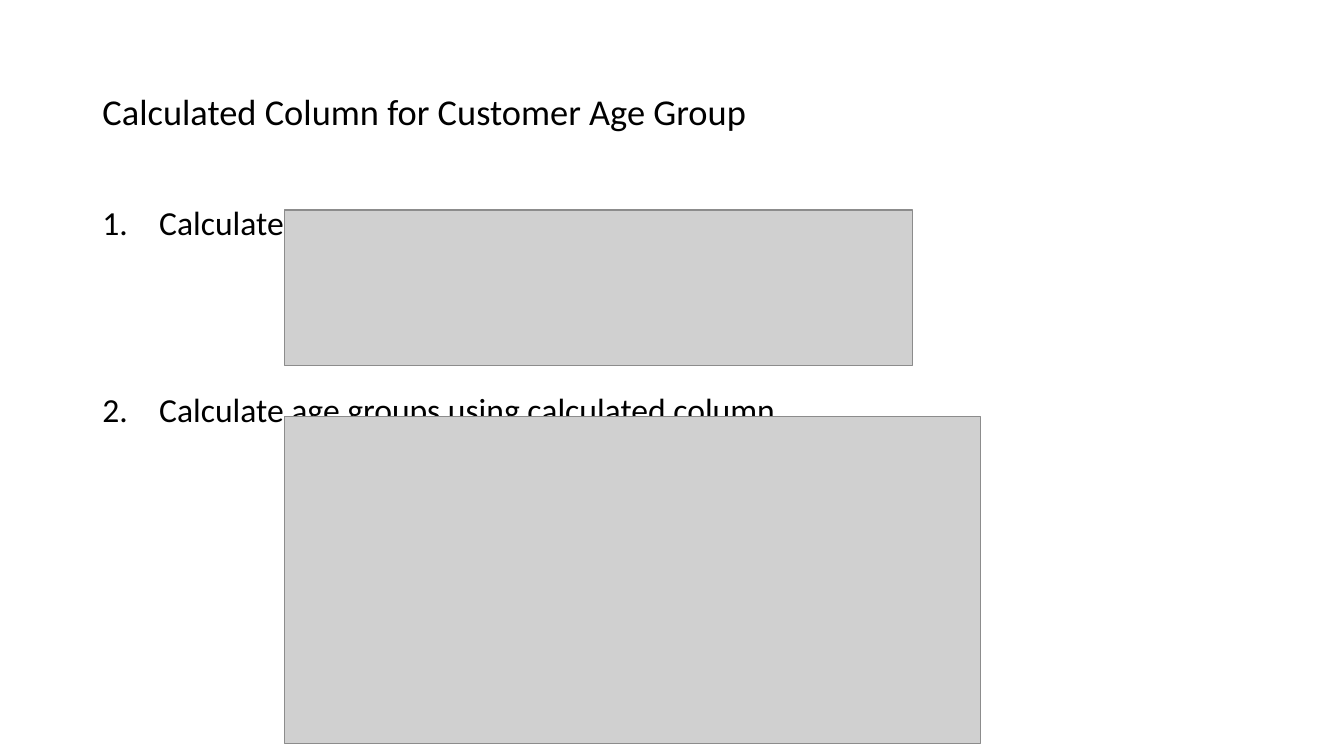
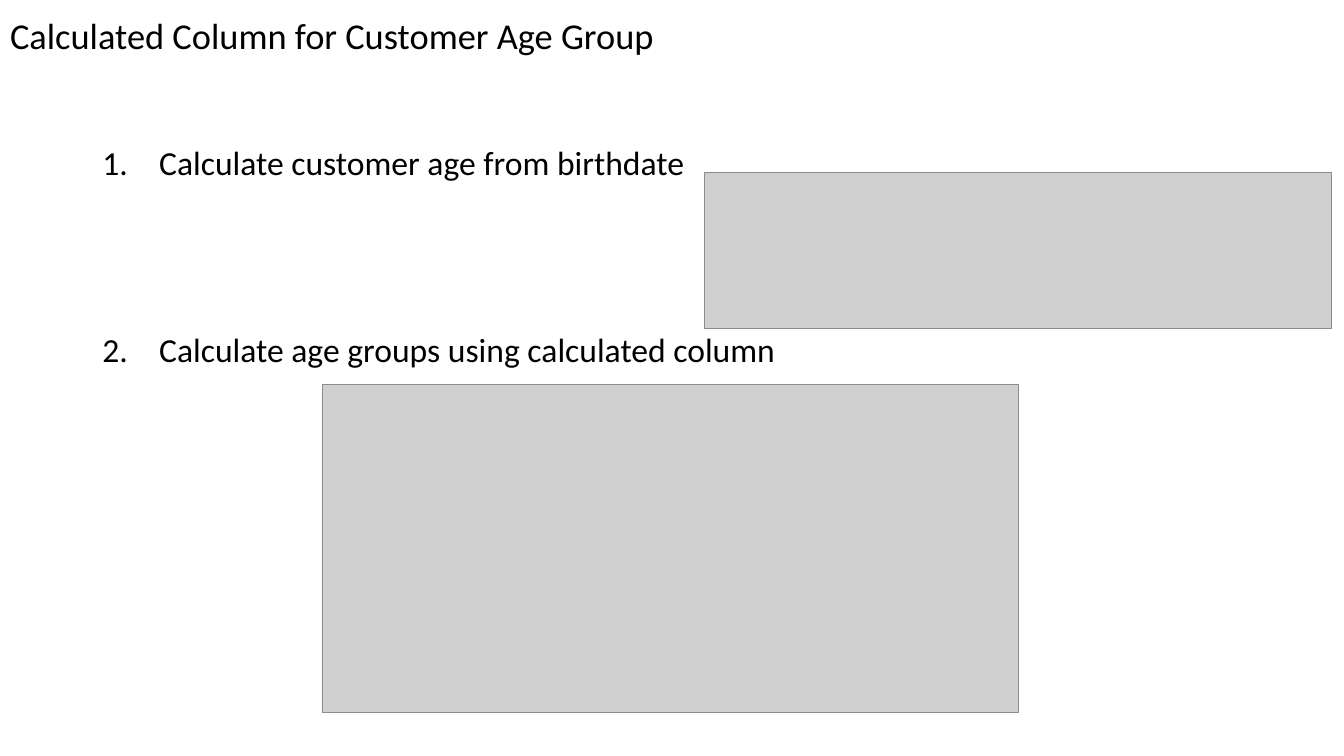
Before and after one commit to solliancenet/precon-synapse-power-bi, a slide deck: slide 23 of Slides/04 - Power BI.pptx. Drawn at 1344x756 pixels with LibreOffice and Linux fonts; fonts in the diff are those of the drawing; grey boxes stand for pictures. Boxes give left, top, right and bottom in pixels: in the first picture for what was removed or moved away, otherwise in the second. Text is boxed around its words. In the diff, an @@ line names an element or a change of style, - is before the commit and + after.

```diff
--- a/Slides/04 - Power BI.pptx
+++ b/Slides/04 - Power BI.pptx
@@ title "Calculated Column for Customer Age ...": place and size @@
-title "Calculated Column for Customer Age ..." at bbox=[102, 99, 746, 132]
+title "Calculated Column for Customer Age ..." at bbox=[10, 23, 654, 56]
@@ text "Calculate customer age from birthdate": place and size @@
-text "Calculate customer age from birthdate" at bbox=[159, 207, 774, 423]
+text "Calculate customer age from birthdate" at bbox=[159, 151, 774, 368]
@@ picture: place and size @@
-picture at bbox=[284, 210, 911, 365]
+picture at bbox=[705, 172, 1332, 328]
@@ picture: place and size @@
-picture at bbox=[284, 416, 980, 744]
+picture at bbox=[323, 385, 1018, 713]
```
Also in this commit, not shown: 46 other slides changed, 10 slides added, 4 slides removed.
